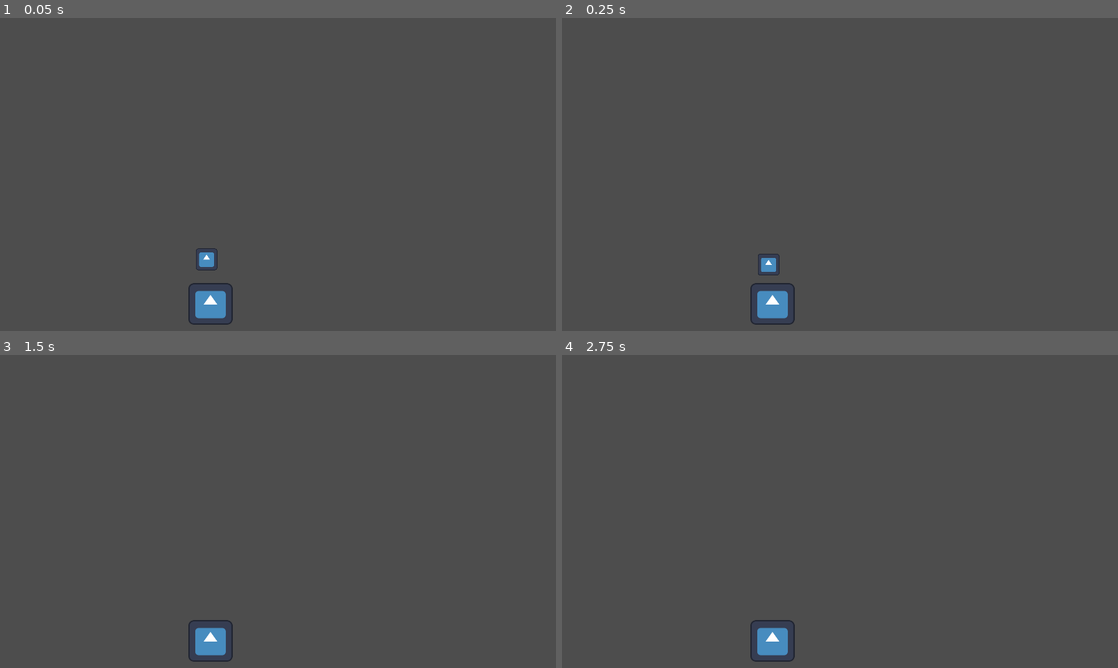
Above: before the commit, frames 1-4 (two rows, left to right).
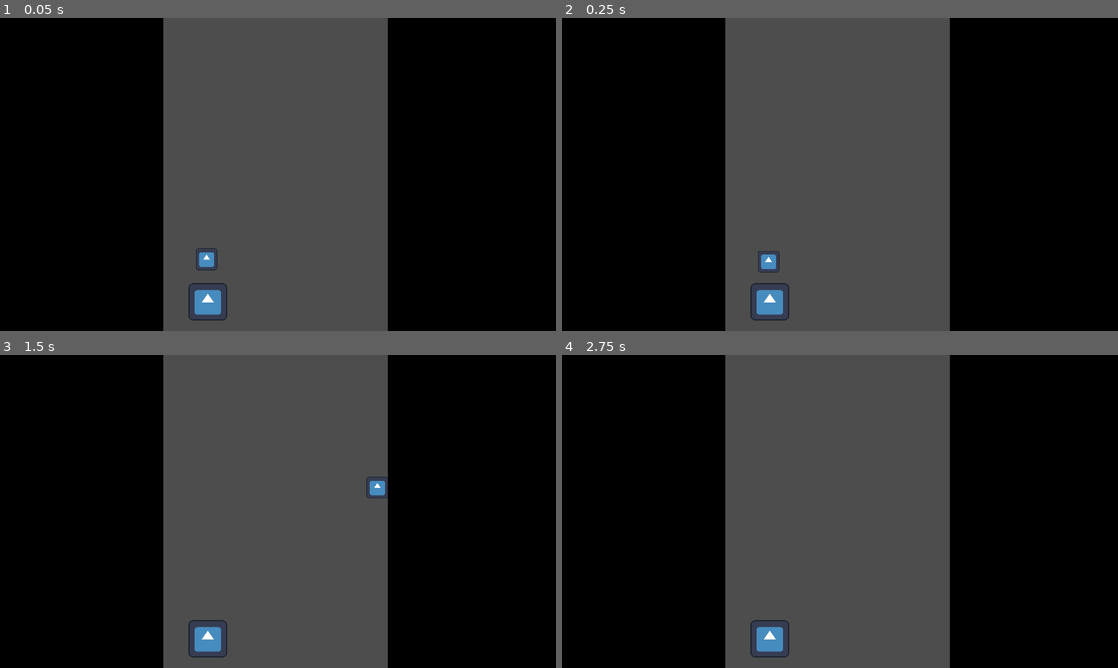
Above: after the commit, the same moments.

Repository: LChip2002/Bubble-Jump
Game: Godot game, scene res://node_2d.tscn
The game is run twice, just before and just after one commit, with the same random seed, the same clock (stepped at 60 frames per second) and the same inputs. The engine's default icon, where the game draws it, is replaced by a stand-in: a white triangle on a blue panel in a dark square.
Inputs:
- Up to frame 1 (0.05 s): no input
- Up to frame 2 (0.25 s): no input
- Up to frame 3 (1.5 s): tap Enter (ui_accept) at 0.5, 0.77 s; hold Right (ui_right) from 0.53 s (still down)
- Up to frame 4 (2.75 s): tap Enter (ui_accept) at 1.52 s; release Right (ui_right) at 2.03 s; hold Left (ui_left) from 2.03 s (still down)

The runs differ from the first frame. In frame 1, 60% of the frame differs, in the area x 0-100%, y 0-100%; in frame 2, 60%; in frame 3, 60%; in frame 4, 60%.
Error after the commit: Parse Error: Identifier "num_circles" not declared in the current scope. (res://bubble_sprite.gd:19)

Commit message:
Wall border added

Diff:
--- /dev/null
+++ b/bubble_sprite.gd
@@ -0,0 +1,26 @@
+extends Node2D
+
+# Preload sprite texture
+var bubble_texture = preload("res://icon.svg") # TODO - Change to bubble sprite later
+
+# Number of bubbles that must be generated on screen at a time
+var bubble_no = 3
+
+# Radius for each bubble
+var bubble_rad = 20
+
+# Get location of walls
+
+func _ready() -> void:
+
+	# TODO - Check number of bubbles on screen (always run)
+
+	# Iterates through bubble num
+	for i in range(num_circles):
+		gen_bubbles(i)
+
+	pass
+
+# This function generates bubbles
+func gen_bubbles(index: int):
+	pass
--- a/node_2d.tscn
+++ b/node_2d.tscn
@@ -1,21 +1,45 @@
-[gd_scene load_steps=5 format=3 uid="uid://bnd66d34whtyq"]
+[gd_scene load_steps=12 format=3 uid="uid://bnd66d34whtyq"]
 
 [ext_resource type="Texture2D" uid="uid://qrmahf4b3r6j" path="res://icon.svg" id="1_xf5yv"]
+[ext_resource type="Script" path="res://bubble_sprite.gd" id="2_7u41f"]
 [ext_resource type="Script" path="res://character_body_2d.gd" id="2_uv2gx"]
 
-[sub_resource type="RectangleShape2D" id="RectangleShape2D_fwcfl"]
-size = Vector2(125.813, 122.391)
+[sub_resource type="CircleShape2D" id="CircleShape2D_cd3ni"]
+radius = 67.7663
 
 [sub_resource type="RectangleShape2D" id="RectangleShape2D_ck0e2"]
 size = Vector2(134.662, 137.131)
 
+[sub_resource type="Gradient" id="Gradient_gpcq6"]
+offsets = PackedFloat32Array(0.974026, 0.993506, 1)
+colors = PackedColorArray(0, 0, 0, 1, 0.318182, 0.318182, 0.318182, 1, 1, 1, 1, 1)
+
+[sub_resource type="GradientTexture2D" id="GradientTexture2D_2wosu"]
+gradient = SubResource("Gradient_gpcq6")
+fill_from = Vector2(1, 0)
+
+[sub_resource type="RectangleShape2D" id="RectangleShape2D_fs877"]
+size = Vector2(63.6023, 66.7654)
+
+[sub_resource type="Gradient" id="Gradient_4ntrr"]
+offsets = PackedFloat32Array(0, 0.987013, 1)
+colors = PackedColorArray(0, 0, 0, 1, 0.487013, 0.487013, 0.487013, 1, 1, 1, 1, 1)
+
+[sub_resource type="GradientTexture2D" id="GradientTexture2D_h5lh4"]
+gradient = SubResource("Gradient_4ntrr")
+fill_from = Vector2(1, 0)
+
+[sub_resource type="RectangleShape2D" id="RectangleShape2D_lp0vp"]
+size = Vector2(65.1133, 65.4621)
+
 [node name="Game" type="Node2D"]
 
 [node name="BubbleSprite" type="Sprite2D" parent="."]
-position = Vector2(436.103, 591.98)
+position = Vector2(430.547, 587.615)
 rotation = 3.14159
-scale = Vector2(0.715344, -0.669984)
+scale = Vector2(0.628533, -0.601775)
 texture = ExtResource("1_xf5yv")
+script = ExtResource("2_7u41f")
 
 [node name="Bubble" type="StaticBody2D" parent="BubbleSprite"]
 position = Vector2(609.639, -883.576)
@@ -23,10 +47,10 @@
 scale = Vector2(1.39793, -1.49257)
 
 [node name="CollisionShape2D" type="CollisionShape2D" parent="BubbleSprite/Bubble"]
-position = Vector2(436, 592)
+position = Vector2(436, 591)
 rotation = 3.14159
 scale = Vector2(0.715344, -0.669984)
-shape = SubResource("RectangleShape2D_fwcfl")
+shape = SubResource("CircleShape2D_cd3ni")
 
 [node name="Player" type="CharacterBody2D" parent="."]
 position = Vector2(427, 497)
@@ -41,3 +65,27 @@
 position = Vector2(1, 1)
 scale = Vector2(0.351563, 0.35107)
 texture = ExtResource("1_xf5yv")
+
+[node name="Wall 1" type="Sprite2D" parent="."]
+position = Vector2(982, 322.5)
+scale = Vector2(5.57812, 10.4219)
+texture = SubResource("GradientTexture2D_2wosu")
+
+[node name="StaticBody2D" type="StaticBody2D" parent="Wall 1"]
+
+[node name="CollisionShape2D" type="CollisionShape2D" parent="Wall 1/StaticBody2D"]
+position = Vector2(0.109253, -0.0987625)
+scale = Vector2(1, 1)
+shape = SubResource("RectangleShape2D_fs877")
+
+[node name="Wall 2" type="Sprite2D" parent="."]
+position = Vector2(162, 323)
+scale = Vector2(5.51346, 10.4688)
+texture = SubResource("GradientTexture2D_h5lh4")
+
+[node name="StaticBody2D" type="StaticBody2D" parent="Wall 2"]
+
+[node name="CollisionShape2D" type="CollisionShape2D" parent="Wall 2/StaticBody2D"]
+position = Vector2(-0.0906868, -0.394358)
+scale = Vector2(1, 1)
+shape = SubResource("RectangleShape2D_lp0vp")
Not shown, changed: .gitignore
